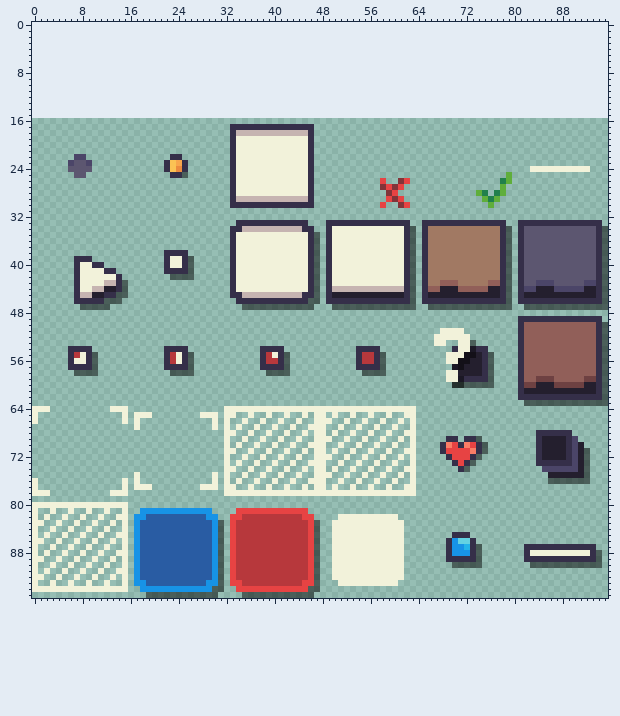
Pixel-art file: Assets/Sprites/UIs.aseprite. The picture above is the old version.
96x80 pixels, 1 frame. The old version is drawn lined up with the new one, on the new canvas.
After:
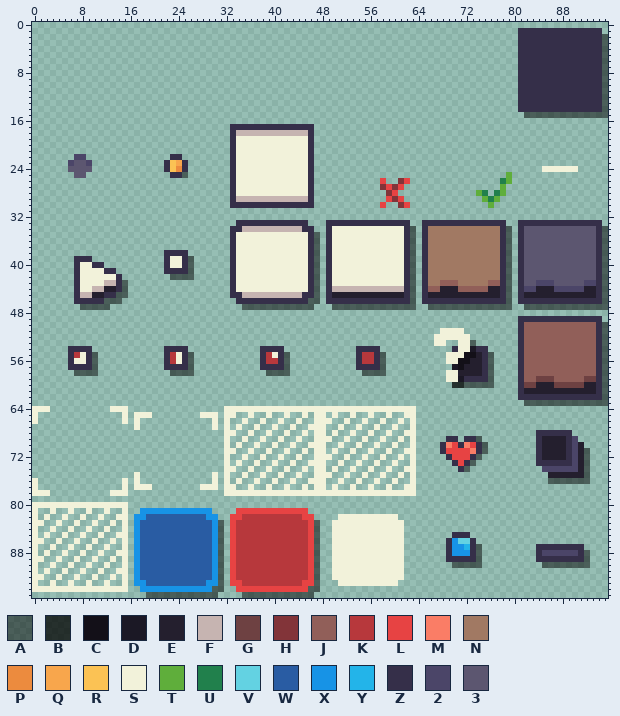
Palette (. is transparent): A #0000007f  B #000000bf  C #131018  D #1b1825  E #241f2e  F #c6b4b1  G #6e4142  H #823439  J #915f59  K #b7383c  L #e74343  M #fa7d66  N #a17963  P #ec8b3e  Q #f8a64c  R #fbc254  S #f2f2da  T #5fae3b  U #21804c  V #63d2e2  W #295ca3  X #1793e6  Y #23b4e9  Z #352f49  2 #4b4568  3 #5c5670
Diff:
canvas 96x80 -> 96x96, the old top-left corner now at 0,16
The author changed colour S to colour 2 in row 88 at x 85 to 90.
Colour A now appears in rows 2 to 14 at x 95; in row 15 at x 82 to 95.
The author changed colour S to colour A in row 88 at x 92.
The author changed colour Z to colour A in row 89 at x 92.
Colour Z now appears in rows 1 to 14 at x 81 to 94.
The author changed colour S to colour Z in row 88 at x 84 and 91.
The author cleared colour A in rows 88 to 89 at x 94; in row 90 at x 83 to 84 and 93 to 94.
The author cleared colour S in row 24 at x 83 to 84 and 91 to 92; in row 88 at x 83.
The author cleared colour Z in row 87 at x 82 to 83 and 92 to 93; in row 88 at x 82 and 93; in row 89 at x 82 to 83 and 93.
Where, in picture pixels (left, top, right, bottom), the same in both pictures:
added: (518, 28, 608, 118)
erased: (530, 166, 542, 172)
erased: (578, 166, 590, 172)
changed: (524, 544, 602, 568)
